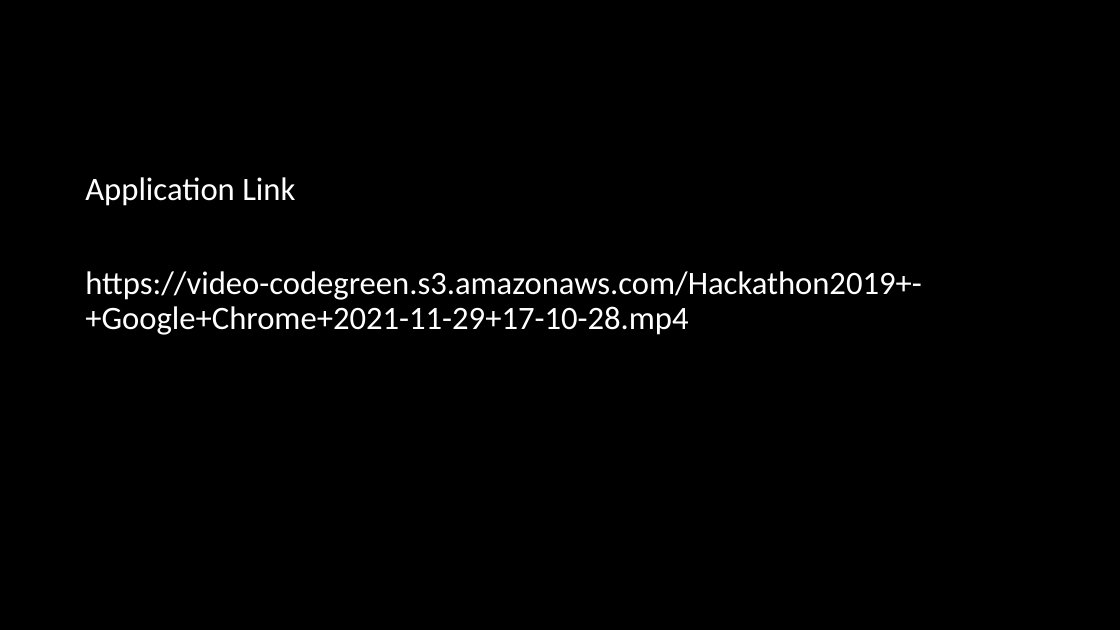
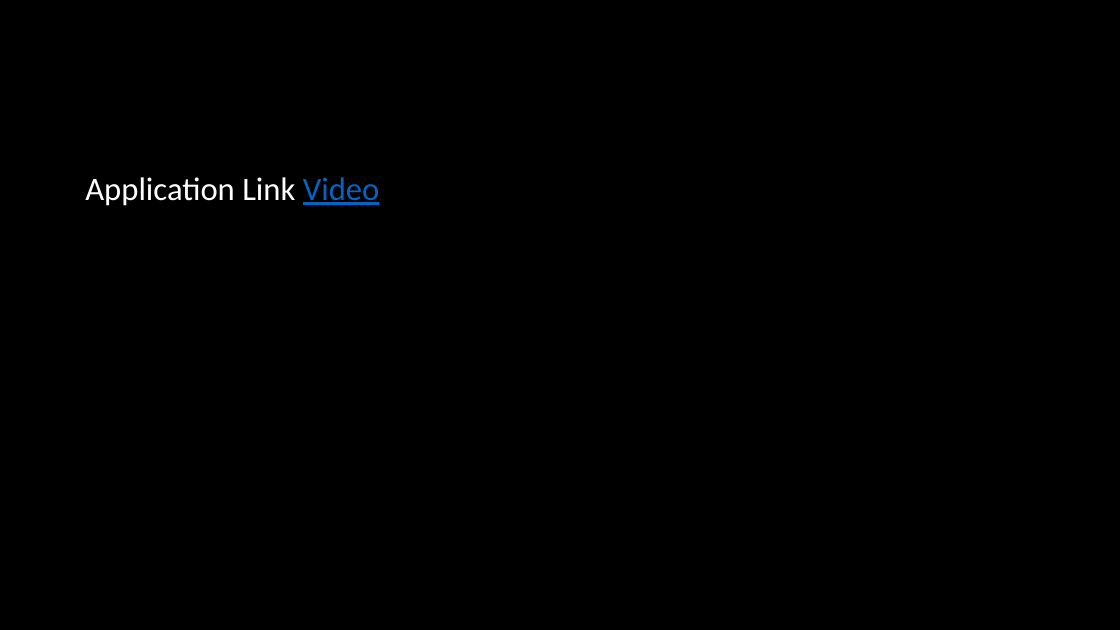
Before and after one commit to IsaacTrevino/green-code-2021, a slide deck: slide 8 of TeamSusPPT.pptx. Drawn at 1120x630 pixels with LibreOffice and Linux fonts; fonts in the diff are those of the drawing; background and template pictures are left out. Boxes give left, top, right and bottom in pixels: in the first picture for what was removed or moved away, otherwise in the second. Text is boxed around its words. In the diff, an @@ line names an element or a change of style, - is before the commit and + after.

```diff
--- a/TeamSusPPT.pptx
+++ b/TeamSusPPT.pptx
@@ text at [85,177,380,206]: text changed @@
-Application Link
-https://video-codegreen.s3.amazonaws.com/Hackathon2019+-+Google+Chrome+2021-11-29+17-10-28.mp4
+Application Link Video
```
